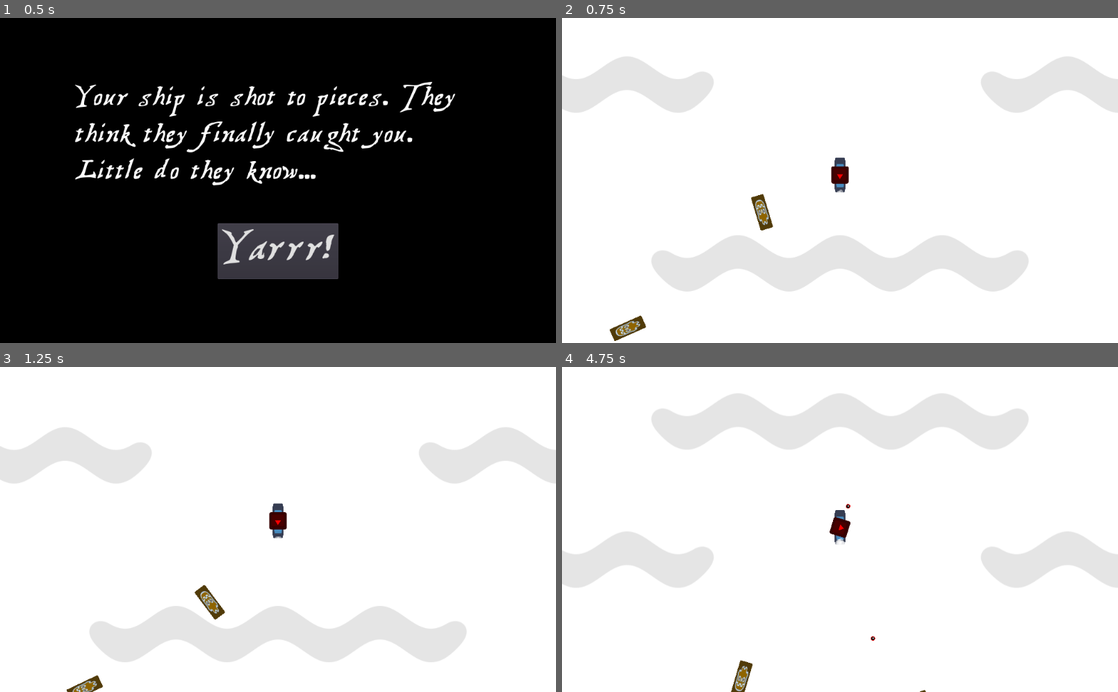
Above: before the commit, frames 1-4 (two rows, left to right).
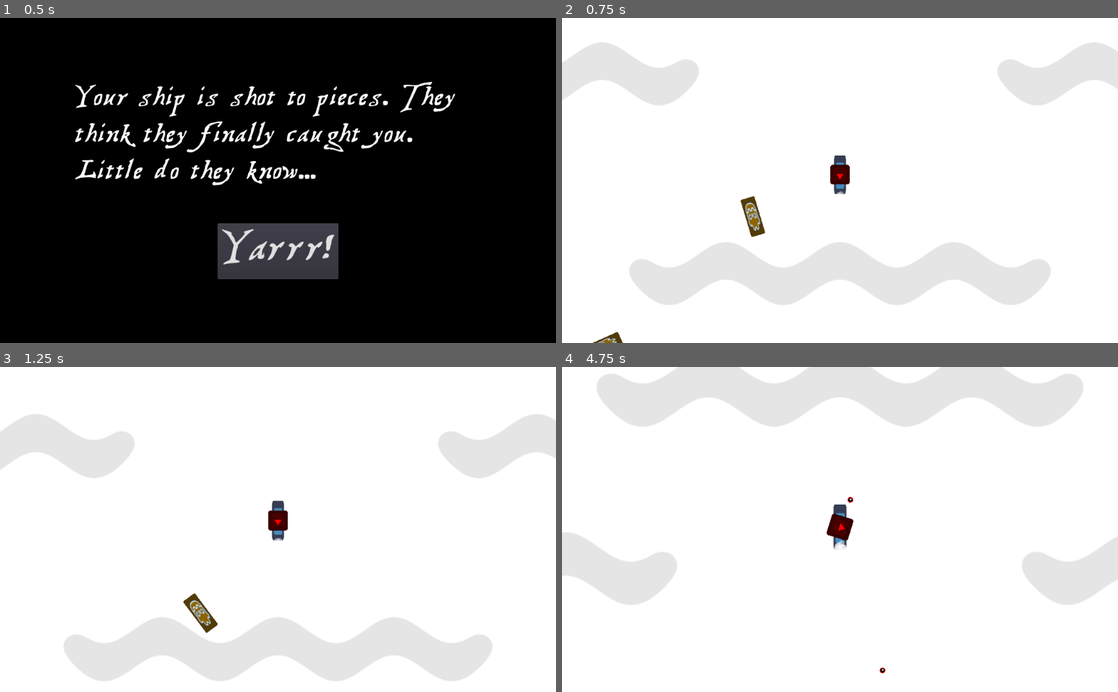
Above: after the commit, the same moments.

Repository: HedgeLizards/grappling
Game: Godot game, scene res://scenes/Menu.tscn
Same seed, same stepped clock (60 frames per second), same inputs: the game is played once before the commit and once after it. The engine's default icon, where the game draws it, is replaced by a stand-in: a white triangle on a blue panel in a dark square.
Inputs (mouse positions are in pixels of both pictures, inside the frame that each line leads up to):
- Up to frame 1 (0.5 s): no input
- Up to frame 2 (0.75 s): click "Yarrr!" at 0.5 s
- Up to frame 3 (1.25 s): no input
- Up to frame 4 (4.75 s): move the mouse to (962, 513) at 1.27 s; tap H (hunt) at 1.35, 2.85, 4.35 s; click (962, 513) at 1.42 s; move the mouse to (728, 545) at 2.02 s; tap I (idle) at 2.1, 3.6 s; click (728, 545) at 2.17 s; move the mouse to (895, 458) at 2.77 s; click (895, 458) at 2.92 s; move the mouse to (812, 594) at 3.52 s; click (812, 594) at 3.67 s; move the mouse to (1006, 578) at 4.27 s; click (1006, 578) at 4.42 s

Frame 1 is identical in both runs. In frame 2, 9.4% of the frame differs, in the area x 0-100%, y 7-100%; in frame 3, 11%; in frame 4, 19%, in the area x 0-100%, y 0-100%.

Commit message:
Make camera zoom dynamic

Diff:
--- a/project.godot
+++ b/project.godot
@@ -7,22 +7,6 @@
 ;   param=value ; assign values to parameters
 
 config_version=4
-
-_global_script_classes=[ {
-"base": "Reference",
-"class": "AK",
-"language": "GDScript",
-"path": "res://wwise/GeneratedSoundBanks/wwise_ids.gd"
-}, {
-"base": "Reference",
-"class": "AkUtils",
-"language": "GDScript",
-"path": "res://addons/wwise/runtime/helpers/ak_utils.gd"
-} ]
-_global_script_class_icons={
-"AK": "",
-"AkUtils": ""
-}
 
 [application]
 
--- a/scripts/Camera2D.gd
+++ b/scripts/Camera2D.gd
@@ -2,21 +2,24 @@
 
 const SHAKE_DURATION = 0.25
 const SHAKE_INTENSITY = 3
+const MIN_ZOOM = 0.75
+const MAX_ZOOM = 1.5
+const ZOOM_SPEED = 3
 
-var duration
+var duration = 0
 
-func _ready():
-	set_process(false)
+onready var target_zoom = zoom setget set_target_zoom
 
 func shake():
-	set_process(true)
-
 	duration = SHAKE_DURATION
 
 func _process(delta):
-	duration -= delta
+	if duration > 0:
+		duration = max(delta - duration, 0)
 
-	if duration <= 0:
-		set_process(false)
+		offset = Vector2(randf(), randf()) * SHAKE_INTENSITY * (duration / SHAKE_DURATION)
 
-	offset = Vector2(randf(), randf()) * SHAKE_INTENSITY
+	zoom += (target_zoom - zoom).limit_length(ZOOM_SPEED * delta)
+
+func set_target_zoom(ratio):
+	target_zoom = Vector2.ONE * (MIN_ZOOM + (MAX_ZOOM - MIN_ZOOM) * ratio)
--- a/scripts/Hook.gd
+++ b/scripts/Hook.gd
@@ -94,6 +94,9 @@
 
 					previous_vertex = vertex
 
+				if !bodies.empty():
+					$RayCast2D.remove_exception(bodies[-1])
+
 				$RayCast2D.add_exception(collider)
 
 				collider.set_physics_process(false)
@@ -143,6 +146,9 @@
 			if player.clockwise == -1:
 				segment = fposmod(segment - 1, polygon.size())
 
+			if !bodies.empty():
+				$RayCast2D.remove_exception(bodies[-1])
+
 			$RayCast2D.add_exception(collider)
 
 			collider.set_physics_process(false)
@@ -164,10 +170,12 @@
 	direction = null
 
 func clear_bodies():
+	if !bodies.empty():
+		if is_instance_valid(bodies[-1]):
+			$RayCast2D.remove_exception(bodies[-1])
+
 	for body in bodies:
 		if is_instance_valid(body):
-			$RayCast2D.remove_exception(body)
-			print(body)
 			body.set_physics_process(true)
 
 	bodies.clear()
--- a/scripts/Player.gd
+++ b/scripts/Player.gd
@@ -45,6 +45,8 @@
 
 	velocity = move_and_slide(velocity)
 
+	$Camera2D.target_zoom = velocity.length() / MAX_SPEED
+
 	if target != null:
 		angle = position.angle_to_point(target)
 
